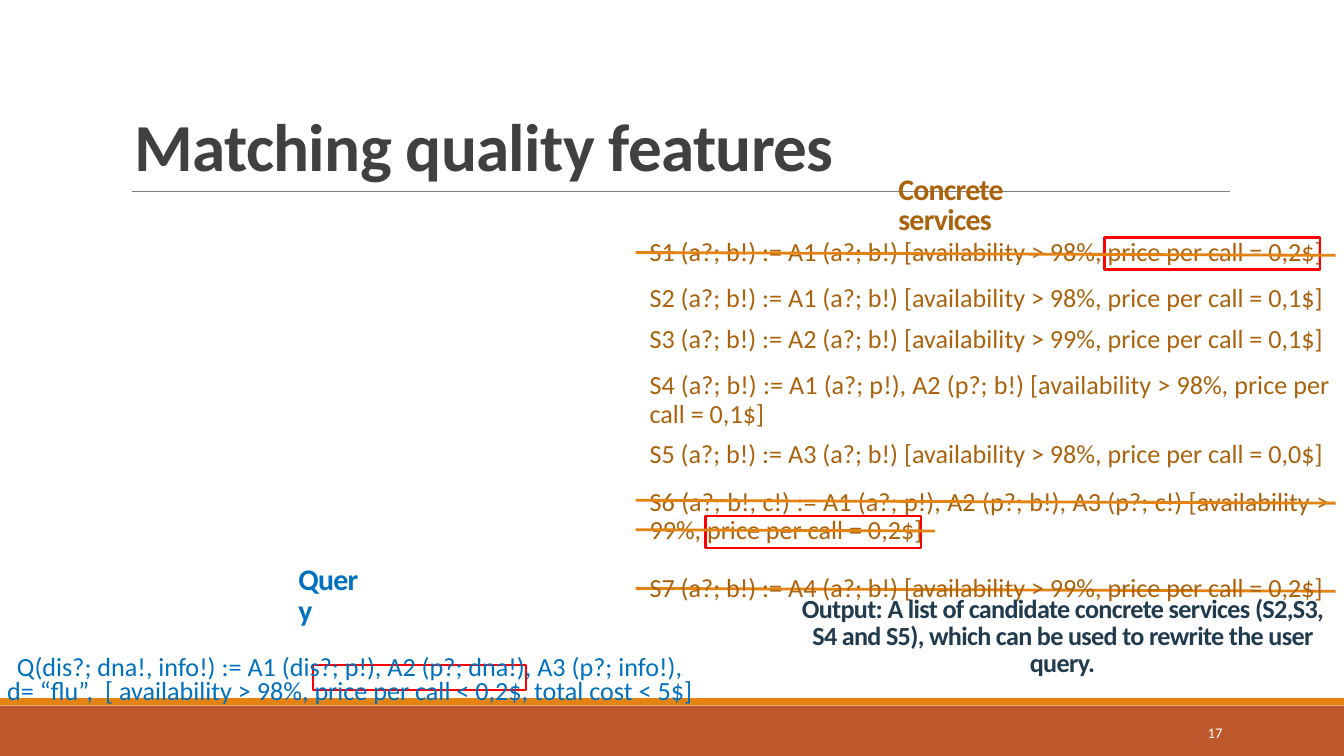
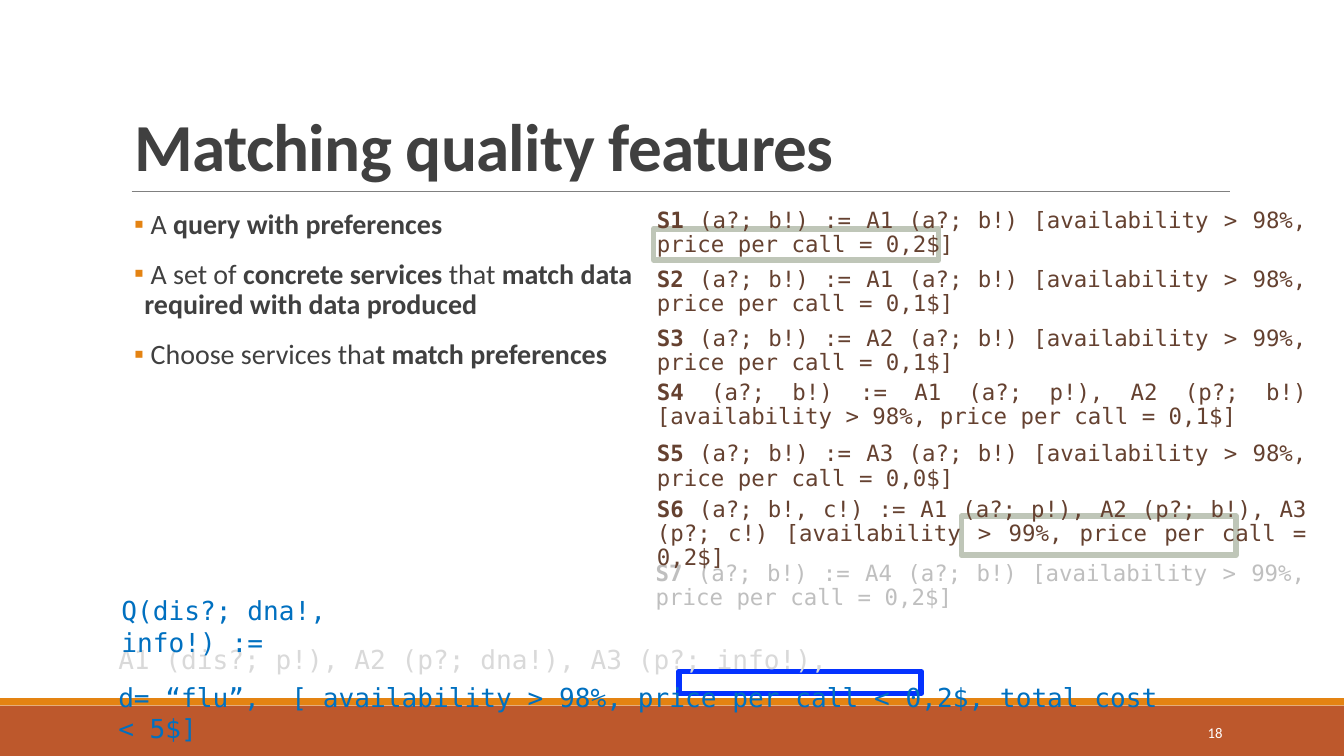
Before and after one commit to danielboni/DanielCarvalho-PhD, a slide deck: slide 18 of Presentations/ADBIS 2016/Presentation_ADBIS 2016.pptx (slide 17 before the commit). Drawn at 1344x756 pixels with LibreOffice and Linux fonts; fonts in the diff are those of the drawing. Boxes give left, top, right and bottom in pixels: in the first picture for what was removed or moved away, otherwise in the second. Text is boxed around its words. In the diff, an @@ line names an element or a change of style, - is before the commit and + after.

```diff
--- a/Presentations/ADBIS 2016/Presentation_ADBIS 2016.pptx
+++ b/Presentations/ADBIS 2016/Presentation_ADBIS 2016.pptx
@@ text "S1 (a?; b!) := A1 ...": place and size @@
-text "S1 (a?; b!) := A1 ..." at [650,239,1322,267]
+text "S1 (a?; b!) := A1 ..." at [657,210,1307,258]
@@ text "S1 (a?; b!) := A1 ..." at [657,210,1307,258]: size 14 to 12 pt, font Calibri to DejaVu Sans Mono, text colour #AB620D to #654130; bold on in "S1" @@
@@ text removed at [898,180,1003,231] @@
-Concrete services
@@ text added at [144,214,633,369], 15 pt, text #404040, bold @@
+▪ A query with preferences
+▪ A set of concrete services that match data required with data produced
+▪ Choose services that match preferences
@@ rectangle at [653,228,938,259]: outline #FF0000 1.25 pt to #BFC6B8 3 pt @@
@@ rectangle: place and size @@
-rectangle at [1105,238,1320,270]
+rectangle at [653,228,938,259]
@@ line removed from (1336, 255) to (636, 253) @@
@@ text "S2 (a?; b!) := A1 ...": place and size @@
-text "S2 (a?; b!) := A1 ..." at [650,288,1322,312]
+text "S2 (a?; b!) := A1 ..." at [657,270,1307,316]
@@ text "S2 (a?; b!) := A1 ..." at [657,270,1307,316]: size 14 to 12 pt, font Calibri to DejaVu Sans Mono, text colour #AB620D to #654130; bold on in "S2" @@
@@ text "S3 (a?; b!) := A2 ...": place and size @@
-text "S3 (a?; b!) := A2 ..." at [650,329,1322,353]
+text "S3 (a?; b!) := A2 ..." at [657,329,1307,375]
@@ text "S3 (a?; b!) := A2 ..." at [657,329,1307,375]: size 14 to 12 pt, font Calibri to DejaVu Sans Mono, text colour #AB620D to #654130; bold on in "S3" @@
@@ text "S4 (a?; b!) := A1 ...": place and size @@
-text "S4 (a?; b!) := A1 ..." at [650,375,1329,427]
+text "S4 (a?; b!) := A1 ..." at [657,383,1306,429]
@@ text "S4 (a?; b!) := A1 ..." at [657,383,1306,429]: size 14 to 12 pt, font Calibri to DejaVu Sans Mono, text colour #AB620D to #654130; bold on in "S4" @@
@@ text "S5 (a?; b!) := A3 ...": place and size @@
-text "S5 (a?; b!) := A3 ..." at [650,444,1322,468]
+text "S5 (a?; b!) := A3 ..." at [657,444,1307,491]
@@ text "S5 (a?; b!) := A3 ..." at [657,444,1307,491]: size 14 to 12 pt, font Calibri to DejaVu Sans Mono, text colour #AB620D to #654130; bold on in "S5" @@
@@ line removed from (1336, 503) to (636, 500) @@
@@ text "S6 (a?; b!, c!) := ...": place and size @@
-text "S6 (a?; b!, c!) := ..." at [650,492,1310,546]
+text "S6 (a?; b!, c!) := ..." at [657,500,1307,571]
@@ text "S6 (a?; b!, c!) := ..." at [657,500,1307,571]: size 14 to 12 pt, font Calibri to DejaVu Sans Mono, text colour #AB620D to #654130; bold on in "S6" @@
@@ line removed from (935, 531) to (636, 530) @@
@@ rectangle: place and size @@
-rectangle at [706,516,921,548]
+rectangle at [961,516,1235,555]
@@ rectangle at [961,516,1235,555]: outline #FF0000 1.25 pt to #BFC6B8 3 pt @@
@@ text "S7 (a?; b!) := A4 ...": place and size @@
-text "S7 (a?; b!) := A4 ..." at [650,578,1322,604]
+text "S7 (a?; b!) := A4 ..." at [656,562,1305,610]
@@ text "S7 (a?; b!) := A4 ..." at [656,562,1305,610]: size 14 to 12 pt, font Calibri to DejaVu Sans Mono, text colour #AB620D to #BFBFBF; bold on in "S7" @@
@@ text removed at [285,579,384,634] @@
-Query
@@ line removed from (1336, 591) to (636, 589) @@
@@ text removed at [802,597,1324,676] @@
-Output: A list of candidate concrete services (S2,S3, S4 and S5), which can be used to rewrite the user query.
@@ text "A1 (dis?; p!), A2 (p?; ...": place and size @@
-text "A1 (dis?; p!), A2 (p?; ..." at [7,657,693,707]
+text "A1 (dis?; p!), A2 (p?; ..." at [118,645,1157,712]
@@ text added at [121,600,326,656], 14 pt, text #0070C0 @@
+Q(dis?; dna!, info!) :=
@@ text at [118,645,827,675]: text changed; font Calibri to DejaVu Sans Mono; text colour #0070C0 to #D9D9D9 @@
-Q(dis?; dna!, info!) := A1 (dis?; p!), A2 (p?; dna!), A3 (p?; info!),
+A1 (dis?; p!), A2 (p?; dna!), A3 (p?; info!),
@@ text at [118,686,1157,712]: font Calibri to DejaVu Sans Mono in "d= “flu”, [ availability > 98%, price ..."; alignment centre to left; line spacing 0.5 to 1 @@
@@ rectangle: place and size @@
-rectangle at [313,665,527,691]
+rectangle at [679,672,921,695]
@@ rectangle at [679,672,921,695]: outline #FF0000 1.25 pt to #0432FF 3 pt @@
@@ page number at [1208,728,1223,738]: text changed @@
-17
+18
```
Also in this commit, not shown: 6 other slides changed, 2 slides added, 22 slides removed.
